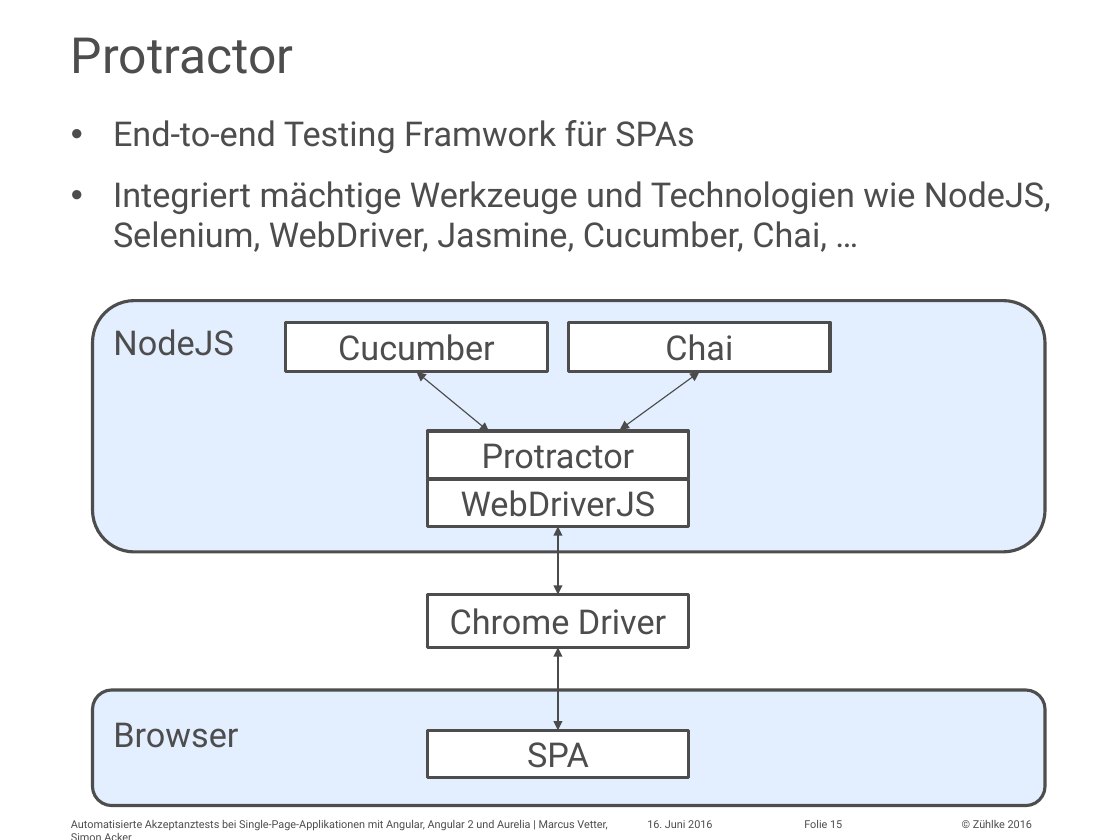
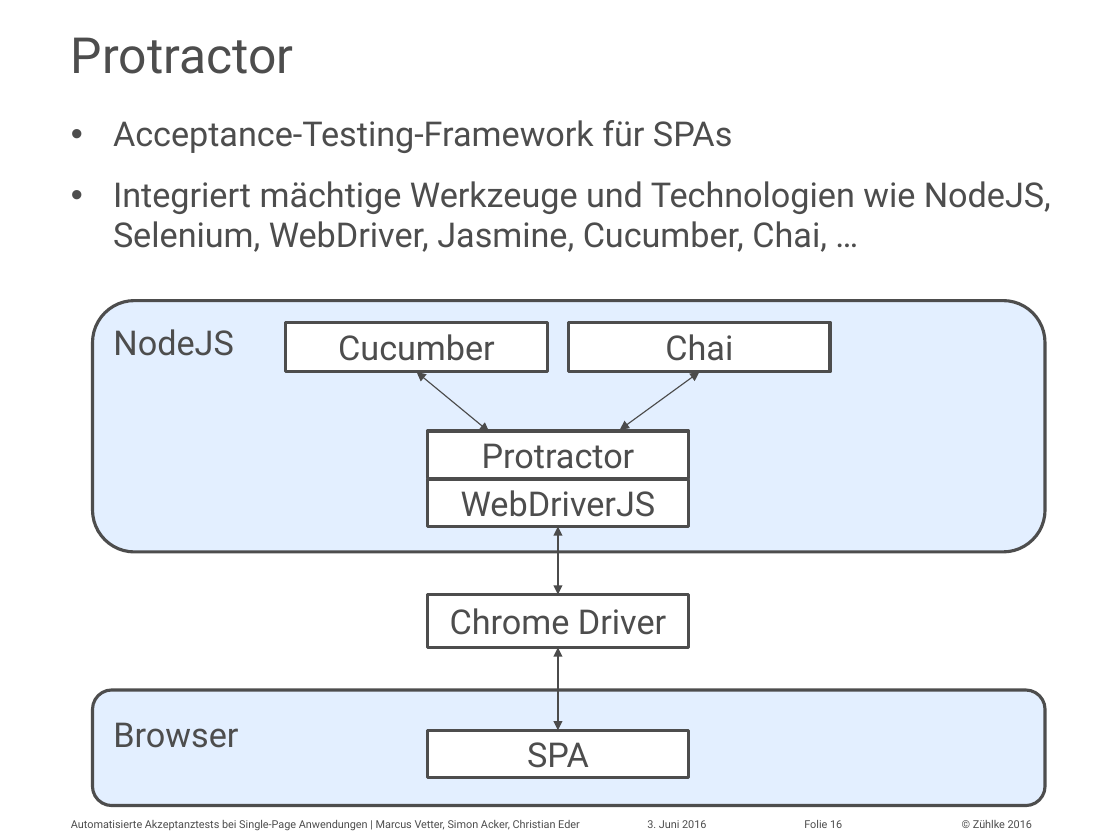
Before and after one commit to marcusvetter/yoda-chat, a slide deck: slide 16 of Vortrag_KE2016_MAVE_SIA.pptx (slide 15 before the commit). Drawn at 1120x840 pixels with LibreOffice and Linux fonts; fonts in the diff are those of the drawing. Boxes give left, top, right and bottom in pixels: in the first picture for what was removed or moved away, otherwise in the second. Text is boxed around its words. In the diff, an @@ line names an element or a change of style, - is before the commit and + after.

```diff
--- a/Vortrag_KE2016_MAVE_SIA.pptx
+++ b/Vortrag_KE2016_MAVE_SIA.pptx
@@ text at <box>113,120,732,153</box>: text changed @@
-• End-to-end Testing Framwork für SPAs
+• Acceptance-Testing-Framework für SPAs
@@ text at <box>71,820,580,831</box>: text changed @@
-Automatisierte Akzeptanztests bei Single-Page-Applikationen mit Angular, Angular 2 und Aurelia | Marcus Vetter, Simon Acker
+Automatisierte Akzeptanztests bei Single-Page Anwendungen | Marcus Vetter, Simon Acker, Christian Eder
@@ text at <box>647,820,706,828</box>: text changed @@
-16. Juni 2016
+3. Juni 2016
```
Also in this commit, not shown: 19 other slides changed, 3 slides added, 1 slide removed.
